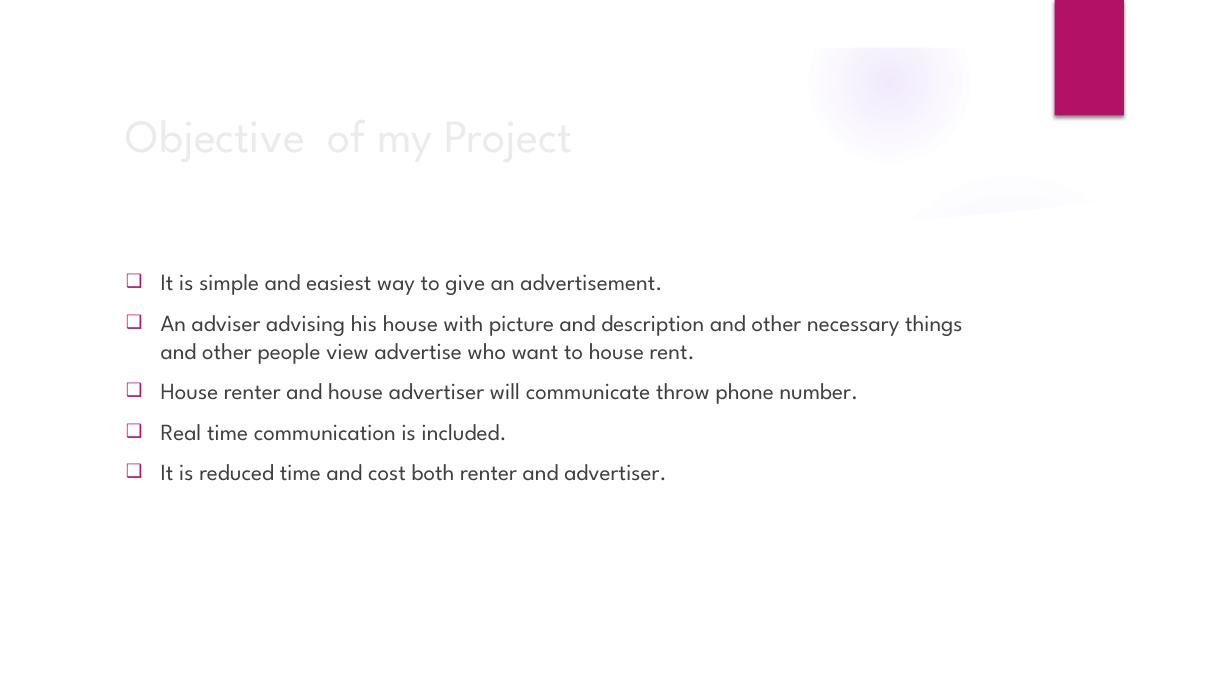
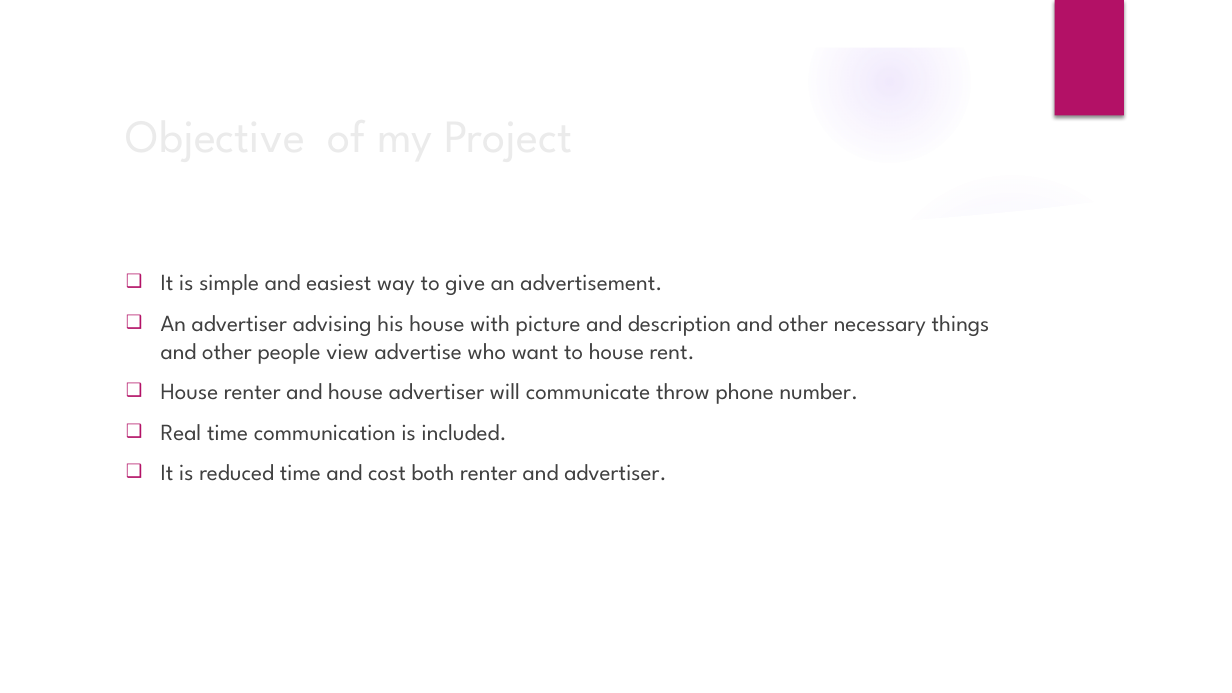
Before and after one commit to ShahabuddinAhmed/Presentation, a slide deck: slide 4 of HouseRenting.pptx. Drawn at 1232x693 pixels with LibreOffice and Linux fonts; fonts in the diff are those of the drawing; background and template pictures are left out. Boxes give left, top, right and bottom in pixels: in the first picture for what was removed or moved away, otherwise in the second. Text is boxed around its words. In the diff, an @@ line names an element or a change of style, - is before the commit and + after.

Commit message:
some error ia corrected

```diff
--- a/HouseRenting.pptx
+++ b/HouseRenting.pptx
@@ text at box(161, 315, 990, 364): text changed @@
-❑ An adviser advising his house with picture and description and other necessary things and other people view advertise who want to house rent.
+❑ An advertiser advising his house with picture and description and other necessary things and other people view advertise who want to house rent.
```
